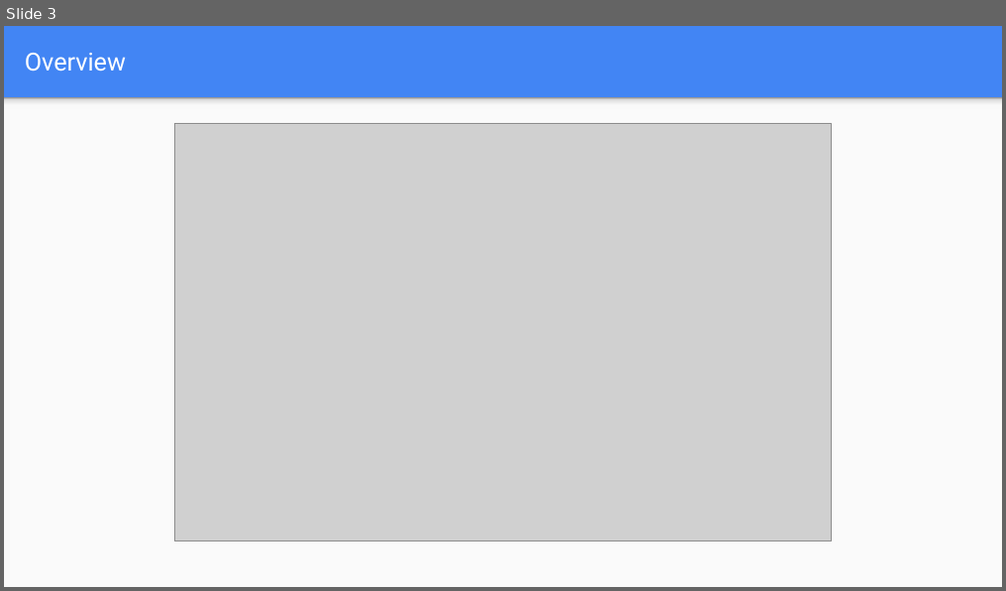
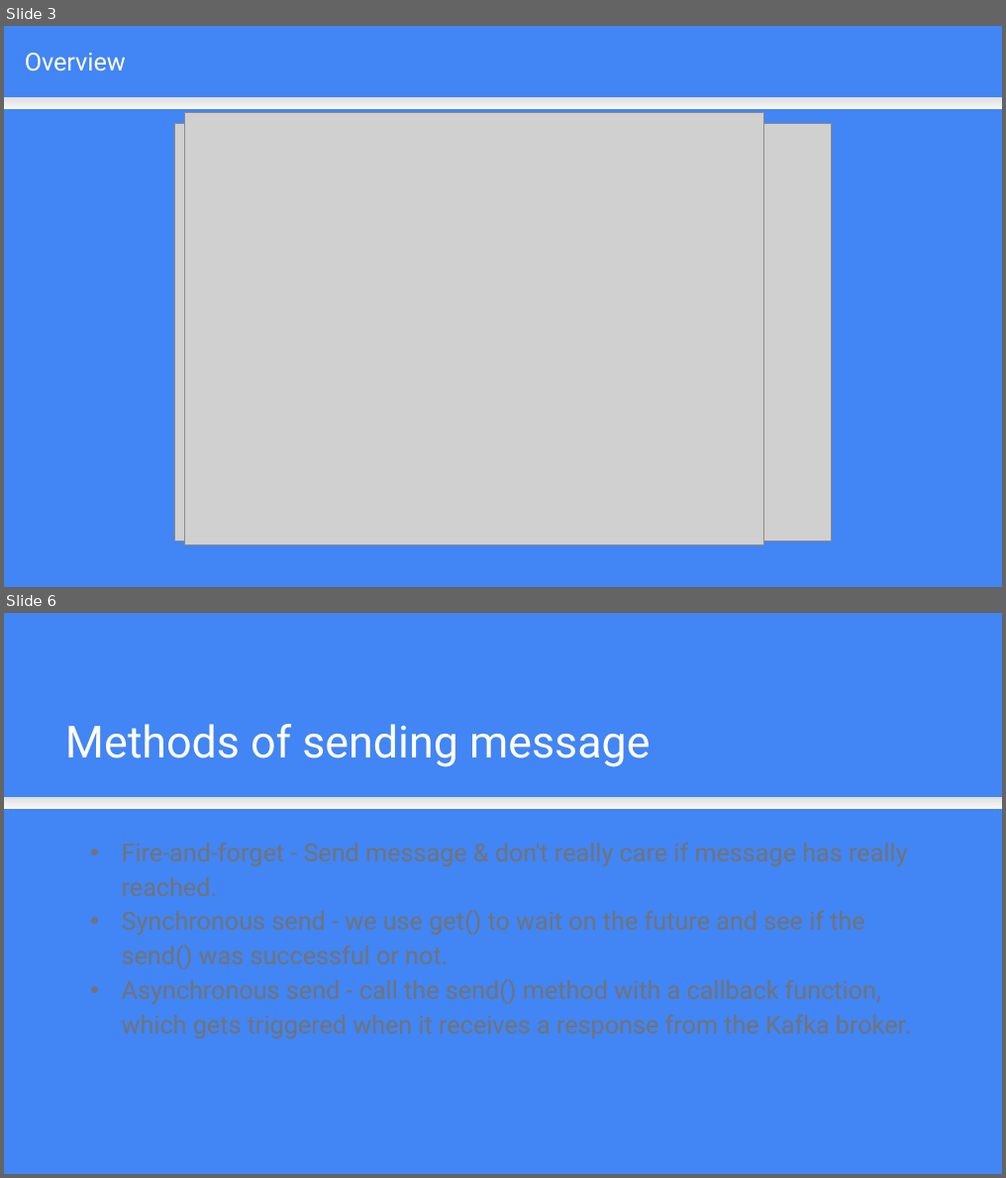
Before and after one commit to edyoda/kafka-cassandra-tutorial, a slide deck: Kafka Producsers.pptx. Shown one above the other, each under a label of ours: slide 3 before the commit, slides 3 and 6 after it; the slides between them are not shown. The pictures are 1006x591 and 1006x1178 pixels, drawn with LibreOffice and Linux fonts; fonts in the diff are those of the drawing; grey boxes stand for pictures. Boxes give left, top, right and bottom in pixels: in the first picture for what was removed or moved away, otherwise in the second. Text is boxed around its words. In the diff, an @@ line names an element or a change of style, - is before the commit and + after.

```diff
--- a/Kafka Producsers.pptx
+++ b/Kafka Producsers.pptx
@@ slide 6 added at <box>4,613,1002,1174</box>, background #4285F4 @@
@@ text added at <box>65,724,650,767</box>, 32 pt, text #FFFFFF @@
+Methods of sending message
@@ rectangle added at <box>4,796,1002,809</box>, fill gradient #F9F9F9 to #DEDEDE @@
@@ text added at <box>122,843,911,1039</box>, 18 pt, text #737373 @@
+• Fire-and-forget - Send message & don't really care if message has really reached.
+• Synchronous send - we use get() to wait on the future and see if the send() was successful or not.
+• Asynchronous send - call the send() method with a callback function, which gets triggered when it receives a response from the Kafka broker.
@@ slide 3 changed as well @@
@@ rectangle at <box>4,98,1002,110</box>: fill gradient #F9F9F9 to #DEDEDE to #999999 to gradient #F9F9F9 to #DEDEDE @@
@@ rectangle removed at <box>4,98,1002,587</box> @@
@@ picture added at <box>184,113,763,546</box> @@
```
Also in this commit, not shown: 7 other slides changed, 1 other slide added, 3 other files.
